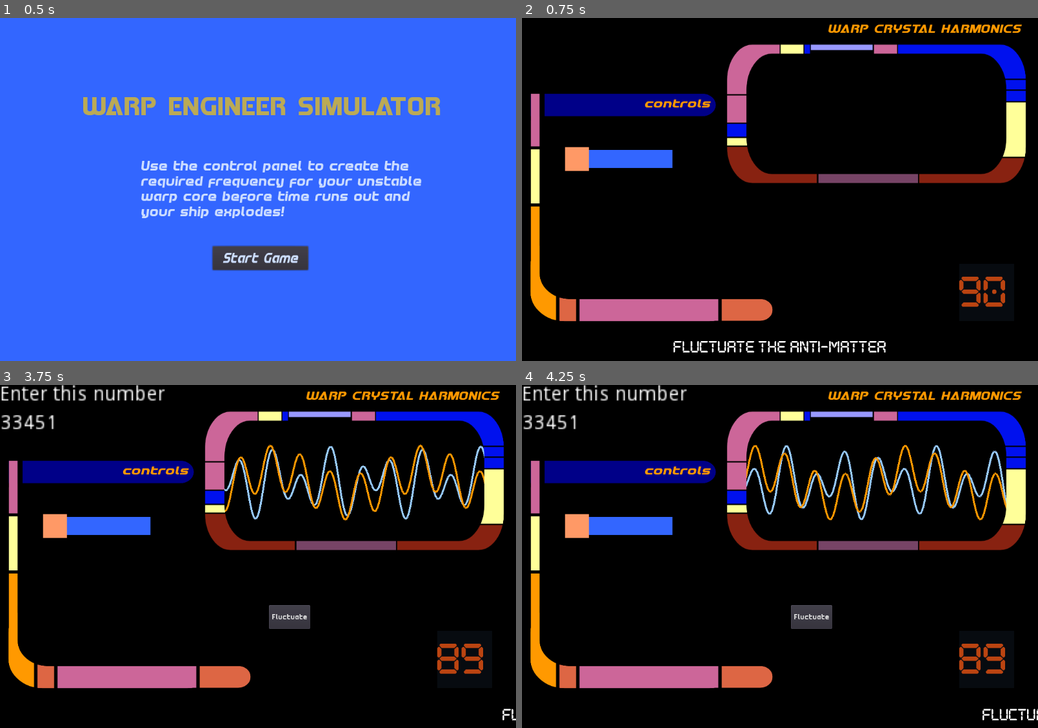
Above: before the commit, frames 1-4 (two rows, left to right).
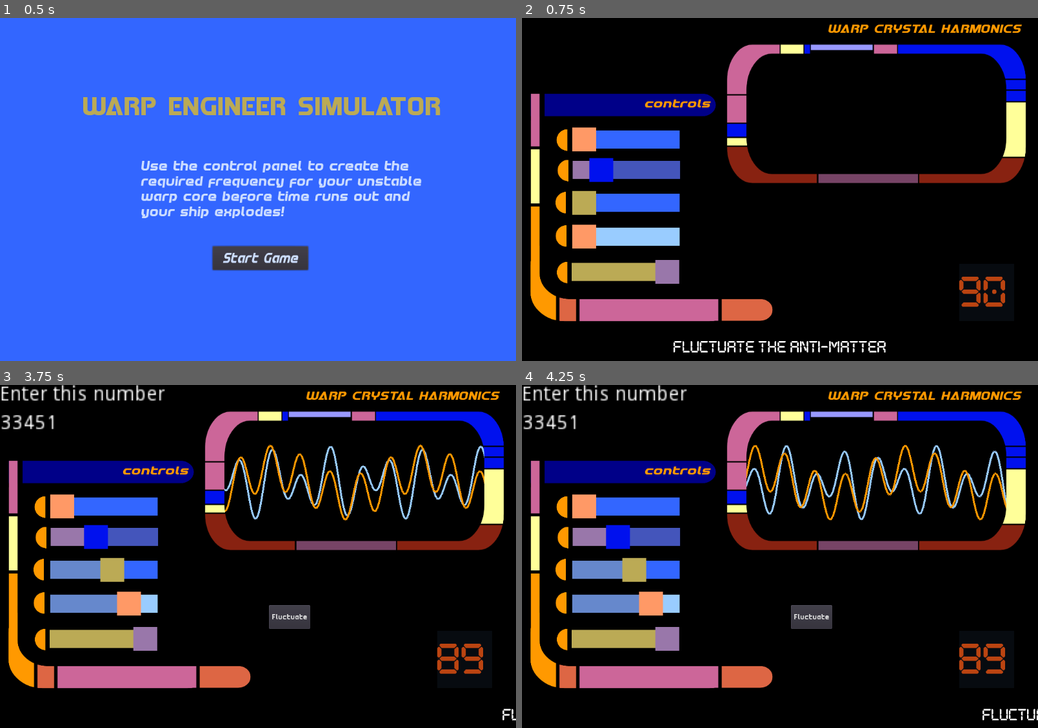
Above: after the commit, the same moments.

Repository: squiggle-at-squiggle/LDJam49
Game: Godot game, scene res://Scenes/Main.tscn
Two runs of this game, one before a commit and one after it. Both use one fixed random seed, a clock stepped at 60 frames per second and the inputs below.
Inputs:
- Up to frame 1 (0.5 s): no input
- Up to frame 2 (0.75 s): click "Start" at 0.5 s
- Up to frame 3 (3.75 s): tap Enter at 1.25, 2.75 s; tap Space at 2, 3.5 s
- Up to frame 4 (4.25 s): no input

Frame 1 is identical in both runs. In frame 2, 7.2% of the frame differs, in the area x 6-31%, y 31-78%; in frame 3, 7.2%; in frame 4, 7.2%.

Commit message:
Orange slices bak (#50)
* fix merge conflicts

* fixing stuf

* close-enough

Diff:
--- a/Scenes/ControlPanel.tscn
+++ b/Scenes/ControlPanel.tscn
@@ -15,6 +15,7 @@
 [ext_resource path="res://Art/shape-does-nothing-2.png" type="Texture" id=13]
 [ext_resource path="res://Art/another-sdn-2.png" type="Texture" id=14]
 [ext_resource path="res://Fonts/button-font.tres" type="DynamicFont" id=15]
+[ext_resource path="res://Scenes/LeftKnobShape.tscn" type="PackedScene" id=16]
 
 [node name="ControlPanel" type="CanvasLayer"]
 script = ExtResource( 1 )
@@ -48,38 +49,36 @@
 line_color = "ff9900"
 
 [node name="SliderOne" parent="Control" instance=ExtResource( 2 )]
-margin_left = 91.8492
-margin_top = 270.563
-margin_right = -863.151
-margin_bottom = -396.437
+anchor_top = 0.000694444
+anchor_bottom = 1.00069
+margin_left = 107.349
+margin_top = 229.563
+margin_right = -847.651
+margin_bottom = -437.437
 
 [node name="SliderTwo" parent="Control" instance=ExtResource( 5 )]
-visible = false
-margin_left = 63.0
-margin_top = 359.854
-margin_right = -892.0
-margin_bottom = -307.146
+margin_left = 107.5
+margin_top = 294.354
+margin_right = -847.5
+margin_bottom = -372.646
 
 [node name="SliderThree" parent="Control" instance=ExtResource( 7 )]
-visible = false
-margin_left = 95.3805
-margin_top = 427.318
-margin_right = -859.62
-margin_bottom = -239.682
+margin_left = 107.381
+margin_top = 363.318
+margin_right = -847.62
+margin_bottom = -303.682
 
 [node name="SliderFour" parent="Control" instance=ExtResource( 8 )]
-visible = false
-margin_left = 100.941
-margin_top = 480.393
-margin_right = -850.059
-margin_bottom = -183.607
+margin_left = 107.441
+margin_top = 434.393
+margin_right = -843.559
+margin_bottom = -229.607
 
 [node name="SliderFive" parent="Control" instance=ExtResource( 9 )]
-visible = false
-margin_left = 99.5018
-margin_top = 536.151
-margin_right = -855.498
-margin_bottom = -130.849
+margin_left = 107.002
+margin_top = 507.651
+margin_right = -847.998
+margin_bottom = -159.349
 
 [node name="Label" type="Label" parent="Control"]
 margin_left = 640.707
@@ -111,6 +110,21 @@
 "_edit_use_anchors_": false
 }
 
+[node name="Left knob shape" parent="Control" instance=ExtResource( 16 )]
+position = Vector2( 85.5, 256 )
+
+[node name="Left knob shape2" parent="Control" instance=ExtResource( 16 )]
+position = Vector2( 87.5, 320 )
+
+[node name="Left knob shape3" parent="Control" instance=ExtResource( 16 )]
+position = Vector2( 83, 387.5 )
+
+[node name="Left knob shape4" parent="Control" instance=ExtResource( 16 )]
+position = Vector2( 83.5, 457.5 )
+
+[node name="Left knob shape5" parent="Control" instance=ExtResource( 16 )]
+position = Vector2( 86, 534 )
+
 [node name="Sprite" type="Sprite" parent="."]
 position = Vector2( 461, 130.2 )
 scale = Vector2( 0.529167, 0.7575 )
Not shown: 1 places in Scenes/ControlPanel.tscn that only renumber resources
